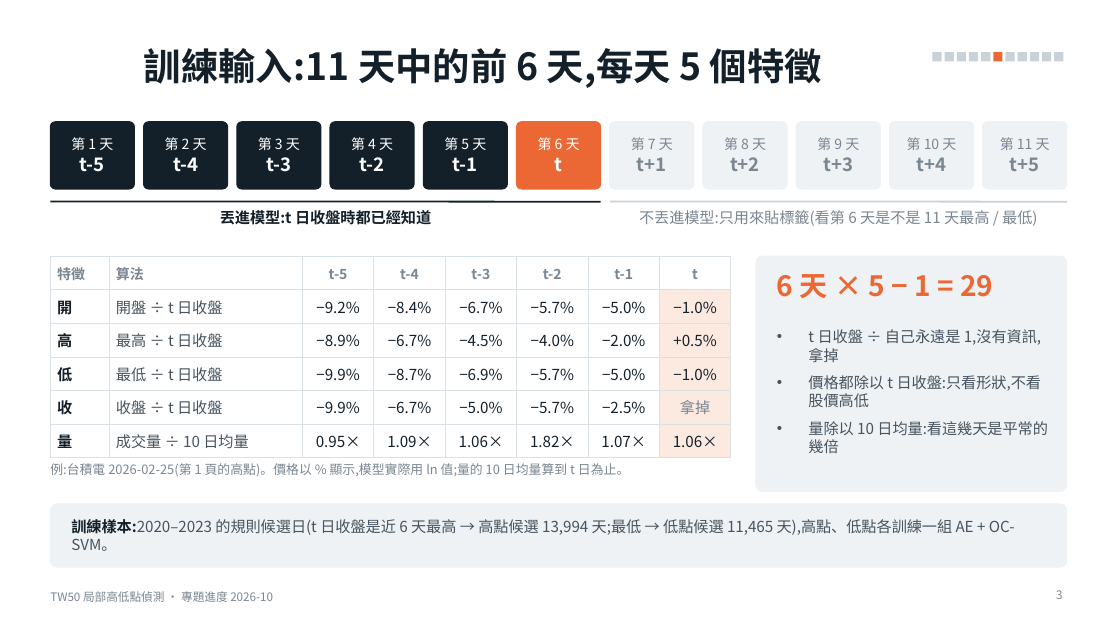
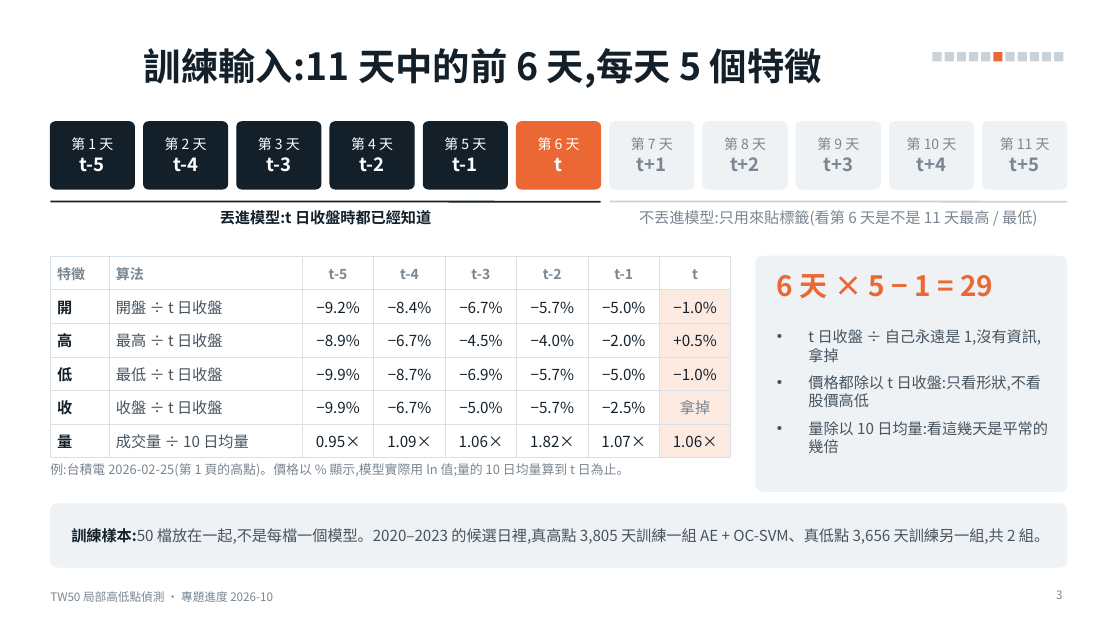
Before and after one commit to alextixu/fcukproject, a slide deck: slide 3 of method_kline_peak/report/TW50_局部高低點_專題進度.pptx. Drawn at 1120x630 pixels with LibreOffice and Linux fonts; fonts in the diff are those of the drawing. Boxes give left, top, right and bottom in pixels: in the first picture for what was removed or moved away, otherwise in the second. Text is boxed around its words. In the diff, an @@ line names an element or a change of style, - is before the commit and + after.

```diff
--- a/method_kline_peak/report/TW50_局部高低點_專題進度.pptx
+++ b/method_kline_peak/report/TW50_局部高低點_專題進度.pptx
@@ text at (x1=71, y1=528, x2=1049, y2=544): text changed @@
-訓練樣本:2020–2023 的規則候選日(t 日收盤是近 6 天最高 → 高點候選 13,994 天;最低 → 低點候選 11,465 天),高點、低點各訓練一組 AE + OC-SVM。
+訓練樣本:50 檔放在一起,不是每檔一個模型。2020–2023 的候選日裡,真高點 3,805 天訓練一組 AE + OC-SVM、真低點 3,656 天訓練另一組,共 2 組。
```
Also in this commit, not shown: 2 other slides changed, 1 other file.
